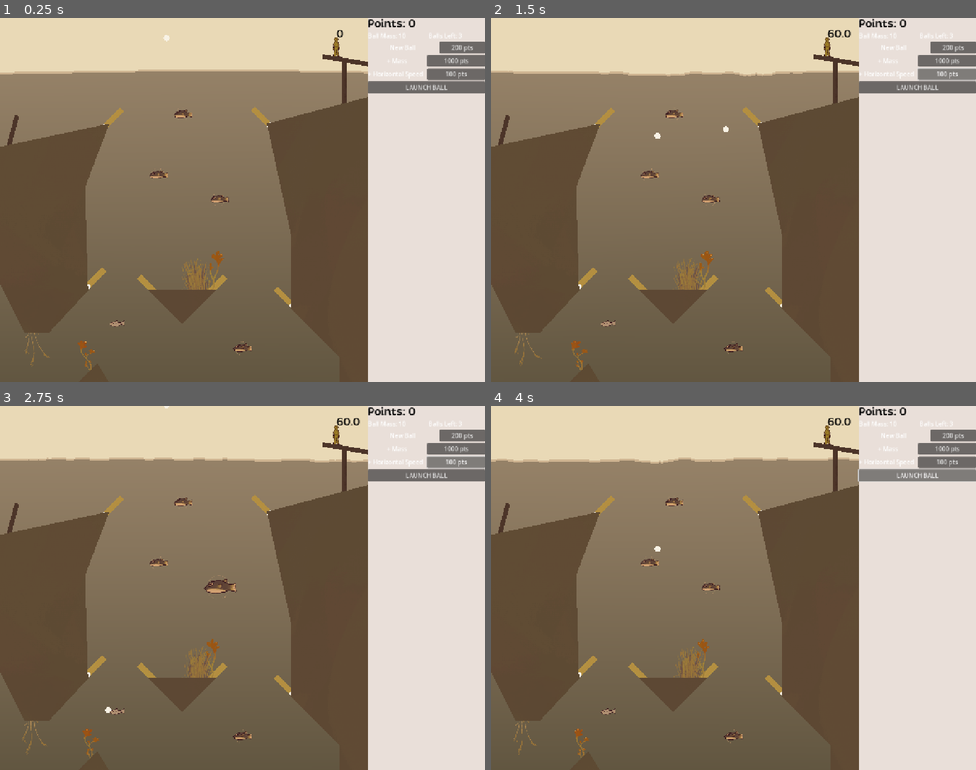
Above: before the commit, frames 1-4 (two rows, left to right).
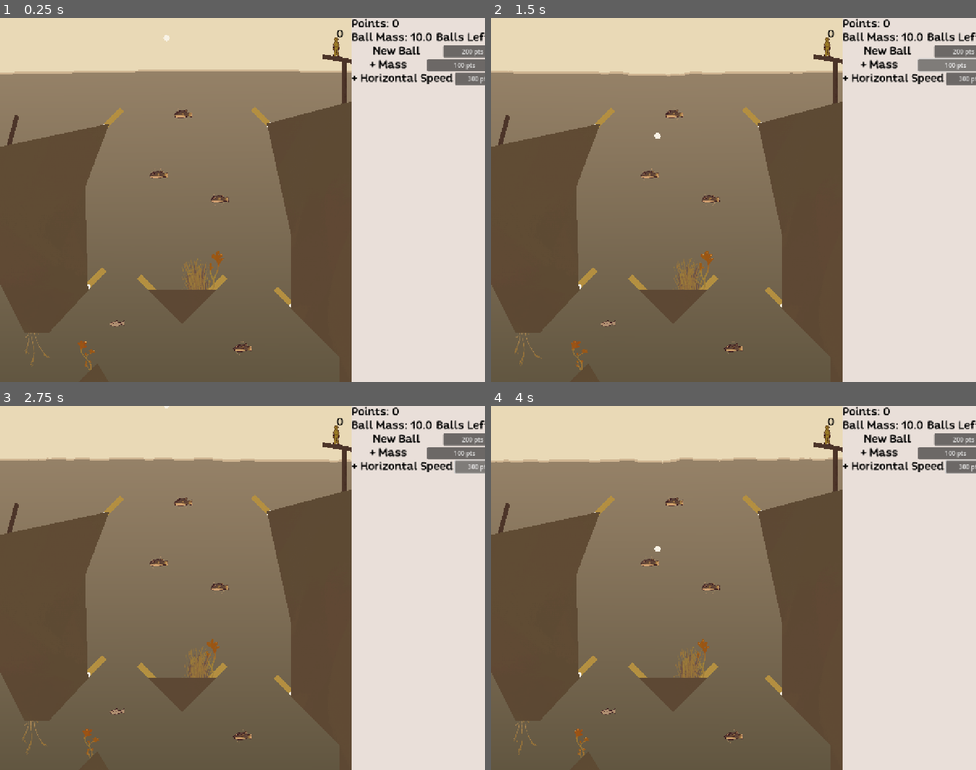
Above: after the commit, the same moments.

Repository: AlexSabetti/pinballgamedanglingpointers
Game: Godot game, scene res://Scenes/Levels/dev_level.tscn
Same seed, same stepped clock (60 frames per second), same inputs: the game is played once before the commit and once after it.
Inputs (mouse positions are in pixels of both pictures, inside the frame that each line leads up to):
- Up to frame 1 (0.25 s): no input
- Up to frame 2 (1.5 s): click "200 pts" at 0.5 s; click "100 pts" at 1.25 s
- Up to frame 3 (2.75 s): click "100 pts" (after the commit: "300 pts") at 2 s
- Up to frame 4 (4 s): click (917, 475) at 2.75 s, where only the run before the commit has a clickable "LAUNCH BALL"; click (917, 475) at 3.5 s, where only the run before the commit has a clickable "LAUNCH BALL"

The runs differ from the first frame. In frame 1, 5.6% of the frame differs, in the area x 72-100%, y 0-100%; in frame 2, 5.8%; in frame 3, 5.9%, in the area x 21-100%, y 0-100%; in frame 4, 5.8%.

Commit message:
Finished point shop, launching ball is now r-mouse

Diff:
--- a/Resources/Shaders/GrassShader2D.tres
+++ b/Resources/Shaders/GrassShader2D.tres
@@ -213,7 +213,7 @@
 render_mode blend_mix;
 
 uniform float sway_amount = 0.10000000149012;
-uniform float sway_speed = 1.0;
+uniform float sway_speed = 1;
 uniform float WobbleRate = 3.79999995231628;
 uniform vec2 UVOffset1 = vec2(0.320000, 0.400000);
 uniform sampler2D NormalMap : filter_nearest, repeat_enable;
--- a/Scenes/Entities/bumper.tscn
+++ b/Scenes/Entities/bumper.tscn
@@ -26,6 +26,7 @@
 script = ExtResource("1_lm8a7")
 idleSpriteFrames = ExtResource("2_vdtve")
 bumpedSpriteFrames = ExtResource("3_b0xc7")
+point_value = 30
 
 [node name="CollisionShape2D" type="CollisionShape2D" parent="."]
 position = Vector2(0, -3.8147e-06)
--- a/Scenes/Levels/dev_level.tscn
+++ b/Scenes/Levels/dev_level.tscn
@@ -15,11 +15,15 @@
 [ext_resource type="Texture2D" uid="uid://bqkyx5irlol2o" path="res://Resources/Textures/Sprites/HandSprouts1_c2.png" id="10_soqci"]
 [ext_resource type="Texture2D" uid="uid://dq66rgog0f8rk" path="res://Resources/Textures/Sprites/HandSprouts1_c1.png" id="11_h8dmb"]
 [ext_resource type="PackedScene" uid="uid://4isin4p7or4b" path="res://Scenes/Entities/grass1.tscn" id="11_pl0og"]
+[ext_resource type="Script" path="res://Scripts/death_volume.gd" id="11_uq5vq"]
 [ext_resource type="Texture2D" uid="uid://colxa7rc48bsb" path="res://Resources/Textures/Sprites/Reeds2_a1.png" id="13_jioky"]
 [ext_resource type="Texture2D" uid="uid://cr84gnmxdj4jc" path="res://Resources/Textures/Sprites/Reeds1_a1.png" id="13_qxfwy"]
 [ext_resource type="PackedScene" uid="uid://b4r1olpwnewxr" path="res://Scenes/Entities/ball_launcher.tscn" id="16_jioky"]
 
 [sub_resource type="QuadMesh" id="QuadMesh_w50ga"]
+
+[sub_resource type="RectangleShape2D" id="RectangleShape2D_gad6j"]
+size = Vector2(20, 82.0422)
 
 [sub_resource type="RectangleShape2D" id="RectangleShape2D_qjxb5"]
 size = Vector2(42.6666, 2.66632)
@@ -106,10 +110,10 @@
 [node name="Entities" type="Node2D" parent="."]
 
 [node name="DeathVolume" parent="Entities" instance=ExtResource("5_qxfwy")]
-position = Vector2(455, 1348)
+position = Vector2(1964, 1351)
 
 [node name="CollisionShape2D" parent="Entities/DeathVolume" index="0"]
-position = Vector2(3, 72.5)
+position = Vector2(-897, -527)
 
 [node name="BallLauncher" parent="Entities" instance=ExtResource("16_jioky")]
 position = Vector2(887, 105)
@@ -175,6 +179,15 @@
 [node name="Collectable" parent="Entities" instance=ExtResource("8_2yaf2")]
 position = Vector2(308, 808)
 point_value = 20
+
+[node name="DeathVolume2" type="Area2D" parent="Entities"]
+position = Vector2(-238, 704)
+script = ExtResource("11_uq5vq")
+
+[node name="CollisionShape2D" type="CollisionShape2D" parent="Entities/DeathVolume2"]
+position = Vector2(124, 6)
+scale = Vector2(12, 22.72)
+shape = SubResource("RectangleShape2D_gad6j")
 
 [node name="Detail" type="Node2D" parent="."]
 
--- a/Scenes/UI/ui_game.tscn
+++ b/Scenes/UI/ui_game.tscn
@@ -1,10 +1,11 @@
 [gd_scene load_steps=3 format=3 uid="uid://dptuwkou7rtwb"]
 
-[ext_resource type="Script" path="res://Scripts/ui_game.gd" id="1_l7wrt"]
+[ext_resource type="Script" path="res://Scripts/shopUI.gd" id="1_3byfw"]
 [ext_resource type="Theme" uid="uid://cfr4cfecy82wt" path="res://Resources/Themes/Theme_genText.tres" id="1_xriyr"]
 
 [node name="UI_game" type="CanvasLayer"]
-script = ExtResource("1_l7wrt")
+script = ExtResource("1_3byfw")
+ball_mass_cost = 100
 
 [node name="MarginContainer" type="MarginContainer" parent="."]
 anchors_preset = 15
@@ -36,11 +37,13 @@
 [node name="MassLabel" type="Label" parent="MarginContainer/MarginContainer/VBoxContainer/StatBox"]
 layout_mode = 2
 size_flags_horizontal = 3
+theme = ExtResource("1_xriyr")
 text = "Ball Mass: 10"
 
 [node name="BallLabel" type="Label" parent="MarginContainer/MarginContainer/VBoxContainer/StatBox"]
 layout_mode = 2
 size_flags_horizontal = 3
+theme = ExtResource("1_xriyr")
 text = "Balls Left: 3"
 
 [node name="BallBox" type="HBoxContainer" parent="MarginContainer/MarginContainer/VBoxContainer"]
@@ -50,6 +53,7 @@
 [node name="Label" type="Label" parent="MarginContainer/MarginContainer/VBoxContainer/BallBox"]
 layout_mode = 2
 size_flags_horizontal = 3
+theme = ExtResource("1_xriyr")
 text = "New Ball"
 horizontal_alignment = 1
 vertical_alignment = 1
@@ -66,6 +70,7 @@
 [node name="Label" type="Label" parent="MarginContainer/MarginContainer/VBoxContainer/MassBox"]
 layout_mode = 2
 size_flags_horizontal = 3
+theme = ExtResource("1_xriyr")
 text = "+ Mass"
 horizontal_alignment = 1
 vertical_alignment = 1
@@ -81,6 +86,7 @@
 [node name="Label" type="Label" parent="MarginContainer/MarginContainer/VBoxContainer/StrafeBox"]
 layout_mode = 2
 size_flags_horizontal = 3
+theme = ExtResource("1_xriyr")
 text = "+ Horizontal Speed"
 
 [node name="StrafeButton" type="Button" parent="MarginContainer/MarginContainer/VBoxContainer/StrafeBox"]
@@ -88,7 +94,6 @@
 size_flags_horizontal = 3
 text = "100 pts"
 
-[node name="LaunchButton" type="Button" parent="MarginContainer/MarginContainer/VBoxContainer"]
-layout_mode = 2
-tooltip_text = "You can launch more than one ball, but you can't control them individually."
-text = "LAUNCH BALL"
+[connection signal="pressed" from="MarginContainer/MarginContainer/VBoxContainer/BallBox/BallButton" to="." method="_on_ball_purchase"]
+[connection signal="pressed" from="MarginContainer/MarginContainer/VBoxContainer/MassBox/MassButton" to="." method="_on_mass_purchase"]
+[connection signal="pressed" from="MarginContainer/MarginContainer/VBoxContainer/StrafeBox/StrafeButton" to="." method="_on_strafe_purchase"]
--- a/Scripts/Ball.gd
+++ b/Scripts/Ball.gd
@@ -18,7 +18,8 @@
 
 var cur_water_level: float
 
-var strafe_mod: float = 1.0
+@export var strafe_mod: float = 1.0
+var signal_manager: SigBus = Manager
 
 func _ready():
 	if volume == null or volume == 0:
@@ -68,6 +69,8 @@
 		print("volume: " + str(volume))
 		var buoyant_force =  (Global.water_density *  Global.standard_gravity) - (density * Global.standard_gravity) # aprox_submerged *
 		state.apply_central_force(Vector2(0, buoyant_force))
+		if state.linear_velocity.y < Global.water_density * 1.3 * Global.standard_gravity:
+			state.linear_velocity.y = Global.water_density * 1.3 * Global.standard_gravity
 		print("Buoyant Force: " + str(buoyant_force))
 
 # recieve signal for when something collides with the ball
@@ -76,6 +79,7 @@
 	if body is Bumper:
 		(body as Bumper).bumper_hit()
 		print("bumper hit!")
+		signal_manager.emit_signal("add_points", (body as Bumper).point_value)
 
 	# play sound:
 	var volMod = ( (abs(linear_velocity.x) + abs(linear_velocity.y) ) / 2.0 ) / 20.0
@@ -92,7 +96,7 @@
 	queue_free()
 
 
-func load_specifics(given_mass: float, given_radius: float, given_color: Color, strafe_mod: float):
+func load_specifics(given_mass: float, given_radius: float, strafe_mod: float):
 	if given_mass > 0:
 		self.def_mass = given_mass
 		mass = given_mass
@@ -100,13 +104,12 @@
 	if given_radius > 0:
 		self.def_radius = given_radius
 
-	if given_color == null:
-		self.color = def_color
-	else:
-		self.color = given_color
 
 	volume = PI * def_radius * def_radius
 	density = def_mass / volume
+
+	col= $CollisionShape2D
+	obj_mesh = $MeshInstance2D
 
 	col.shape.radius = def_radius
 	obj_mesh.mesh.radius = def_radius
--- a/Scripts/GameLogic.gd
+++ b/Scripts/GameLogic.gd
@@ -77,18 +77,19 @@
 	else:
 		return false
 
-func _on_ball_lost():
-	num_balls -= 1
-	if num_balls <= 0:
-		print("Game Over")
-		# end game here
-	else:
-		var main_node = get_tree().get_root().get_node("Main/Balls")
-		var ball_scene = load("res://Scenes/Ball.tscn")
-		var inst = ball_scene.instantiate()
-		inst.load_specifics(current_ball_mass, current_ball_radius, Color.BROWN, cur_strafe_mod)
-		main_node.add_child(inst)
-		inst.launch_downwards(Vector2(0, -100))
+# This isn't really needed anymore
+# func _on_ball_lost():
+# 	num_balls -= 1
+# 	if num_balls <= 0:
+# 		print("Game Over")
+# 		# end game here
+# 	else:
+# 		var main_node = get_tree().get_root().get_node("Main/Balls")
+# 		var ball_scene = load("res://Scenes/Ball.tscn")
+# 		var inst = ball_scene.instantiate()
+# 		inst.load_specifics(current_ball_mass, current_ball_radius, Color.BROWN, cur_strafe_mod)
+# 		main_node.add_child(inst)
+# 		inst.launch_downwards(Vector2(0, -100))
 
 # sets the current ball mass to the given value
 func _on_mass_update(mass: float):
--- a/Scripts/SigBus.gd
+++ b/Scripts/SigBus.gd
@@ -8,3 +8,7 @@
 # signals for ballLauncher
 signal start_ball_launch()
 signal finish_ball_launch()
+
+# For the shop / ui
+signal update_stats()
+signal add_points(points: int)
--- a/Scripts/ball_launcher.gd
+++ b/Scripts/ball_launcher.gd
@@ -49,7 +49,10 @@
 	var launch_velocity = Vector2.RIGHT.rotated(deg_to_rad(launch_angle)) * launch_power * 6
 
 	# instantiates new ball in current scene and moves it to proper starting point
-	var ball = ballScene.instantiate()
+	var ball: Ball = ballScene.instantiate()
+	ball.load_specifics(Global.gameLogic.current_ball_mass, Global.gameLogic.current_ball_radius, Global.gameLogic.cur_strafe_mod)
+	Global.gameLogic.num_balls -= 1
+	signal_manager.emit_signal("update_stats")
 	add_sibling(ball)
 	ball.position = position + ballStartOffset
 
--- /dev/null
+++ b/Scripts/endgame_volume.gd
@@ -0,0 +1,9 @@
+class_name endgame_volume
+extends Area2D
+
+@export var isActive:bool = true
+var signal_manager: SigBus = Manager
+func _on_body_entered(body: Node2D) -> void:
+	if isActive and body is Ball:
+		(body as Ball).endgame_sinking = true
+		signal_manager.emit_signal("endgame")
--- a/Scripts/shopUI.gd
+++ b/Scripts/shopUI.gd
@@ -1,14 +1,14 @@
 class_name shopUI
-extends Control
+extends CanvasLayer
 
 var signal_manager: SigBus = Manager
 
-@onready var ball_mass_label: Label = $MarginContainer/VBoxContainer/StatBox/MassLabel
-@onready var points_label: Label = $MarginContainer/VBoxContainer/StatBox/PointLabel
-@onready var balls_left_label: Label = $MarginContainer/VBoxContainer/StatBox/BallLabel
-@onready var new_ball_button: Button = $MarginContainer/VBoxContainer/BallBox/BallButton
-@onready var mass_button: Button = $MarginContainer/VBoxContainer/MassBox/MassButton
-@onready var strafe_button: Button = $MarginContainer/VBoxContainer/StrafeBox/StrafeButton
+@onready var ball_mass_label: Label = $MarginContainer/MarginContainer/VBoxContainer/StatBox/MassLabel
+@onready var points_label: Label = $MarginContainer/MarginContainer/VBoxContainer/ScoreLabel
+@onready var balls_left_label: Label = $MarginContainer/MarginContainer/VBoxContainer/StatBox/BallLabel
+@onready var new_ball_button: Button = $MarginContainer/MarginContainer/VBoxContainer/BallBox/BallButton
+@onready var mass_button: Button = $MarginContainer/MarginContainer/VBoxContainer/MassBox/MassButton
+@onready var strafe_button: Button = $MarginContainer/MarginContainer/VBoxContainer/StrafeBox/StrafeButton
 
 @export var ball_mass_cost: int = 1000
 @export var ball_cost: int = 200
@@ -23,6 +23,14 @@
 
 
 var cur_points = 0
+func _ready():
+	print("Shop UI Ready!")
+	signal_manager.connect("add_points", update_points)
+	ball_mass_label.text = "Ball Mass: " + str(Global.gameLogic.current_ball_mass)
+	mass_button.text = str(ball_mass_cost) + " pts"
+	strafe_button.text = str(strafe_cost) + " pts"
+
+
 
 func redeem_points(points: int):
 	if cur_points >= points:
@@ -64,12 +72,7 @@
 		print("Not enough points")
 		# Either put a pop-up or a sound effect
 
-func _on_launch_ball():
-	if Global.gameLogic.num_balls > 0:
-		Global.gameLogic.num_balls -= 1
-		balls_left_label.text = "Balls Left: " + str(Global.gameLogic.num_balls)
-		print("Ball launched")
-		Global.gameLogic.launch_ball()
-	else:
-		print("No balls left")
-		# Either put a pop-up or a sound effect
+func update_points(points: int):
+	print("Points: " + str(points))
+	cur_points += points
+	points_label.text = "Points: " + str(cur_points)
--- a/project.godot
+++ b/project.godot
@@ -72,7 +72,7 @@
 }
 launch_ball={
 "deadzone": 0.2,
-"events": [Object(InputEventMouseButton,"resource_local_to_s …(202 unchanged characters)… ctor2(0, 0),"factor":1.0,"button_index":1,"canceled":false,"pressed":false,"double_click":false,"script":null)
+"events": [Object(InputEventMouseButton,"resource_local_to_s …(202 unchanged characters)… ctor2(0, 0),"factor":1.0,"button_index":2,"canceled":false,"pressed":false,"double_click":false,"script":null)
 ]
 }
 return_ball={
Not shown, changed: Resources/Themes/Fonts/Quenda-Medium.otf.import
Not shown: 1 places in Scenes/Levels/dev_level.tscn that only renumber resources
